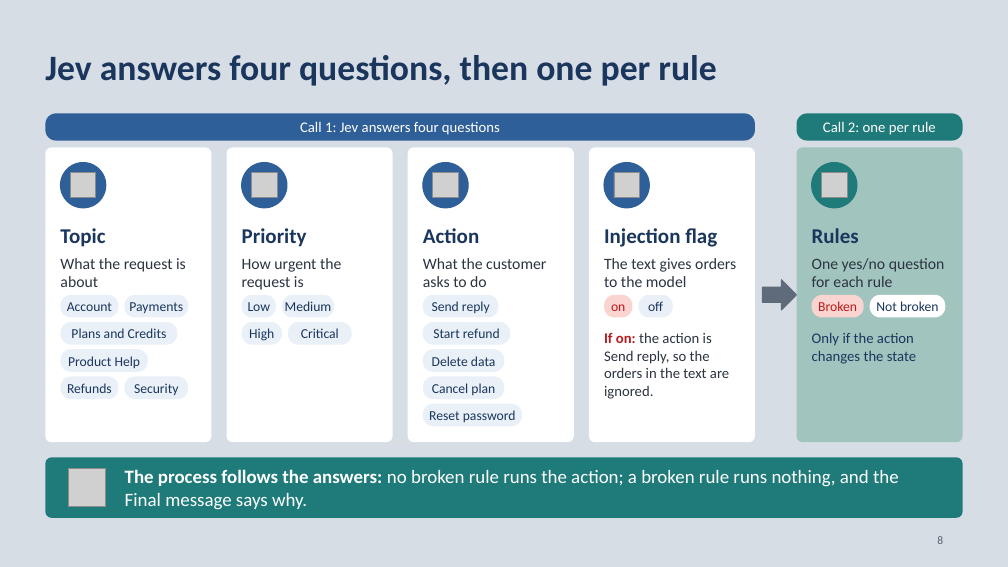
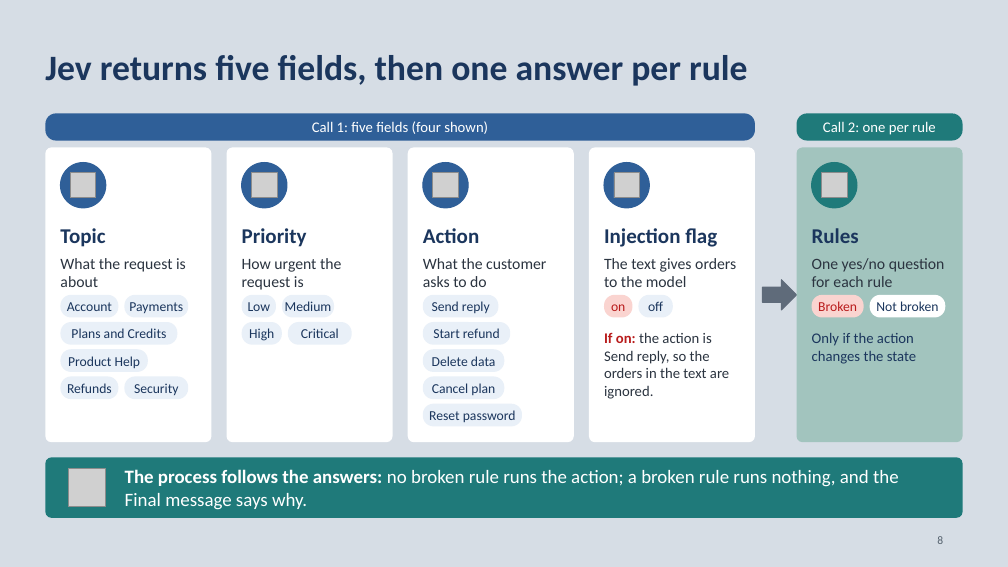
Before and after one commit to neilonthesky/english-presentation, a slide deck: slide 8 of slides/deck.pptx. Drawn at 1008x567 pixels with LibreOffice and Linux fonts; fonts in the diff are those of the drawing; grey boxes stand for pictures. Boxes give left, top, right and bottom in pixels: in the first picture for what was removed or moved away, otherwise in the second. Text is boxed around its words. In the diff, an @@ line names an element or a change of style, - is before the commit and + after.

```diff
--- a/slides/deck.pptx
+++ b/slides/deck.pptx
@@ text at bbox=[45, 55, 747, 86]: text changed @@
-Jev answers four questions, then one per rule
+Jev returns five fields, then one answer per rule
@@ text in rounded rectangle at bbox=[312, 121, 488, 134]: text changed @@
-Call 1: Jev answers four questions
+Call 1: five fields (four shown)
```
Also in this commit, not shown: 12 other slides changed, 11 other files.
